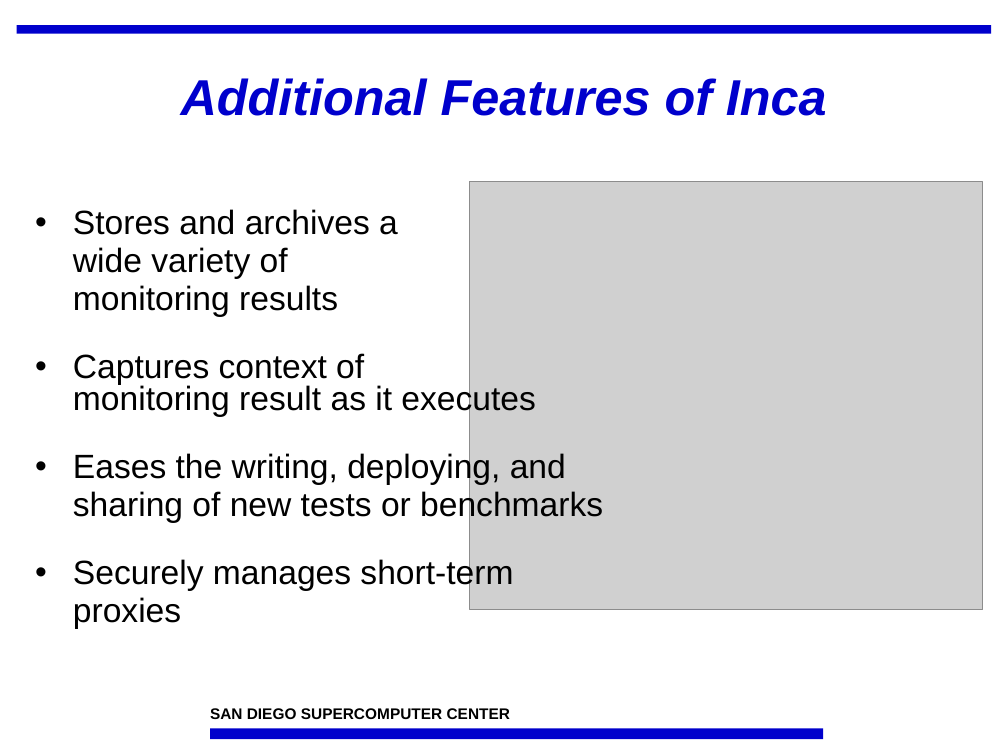
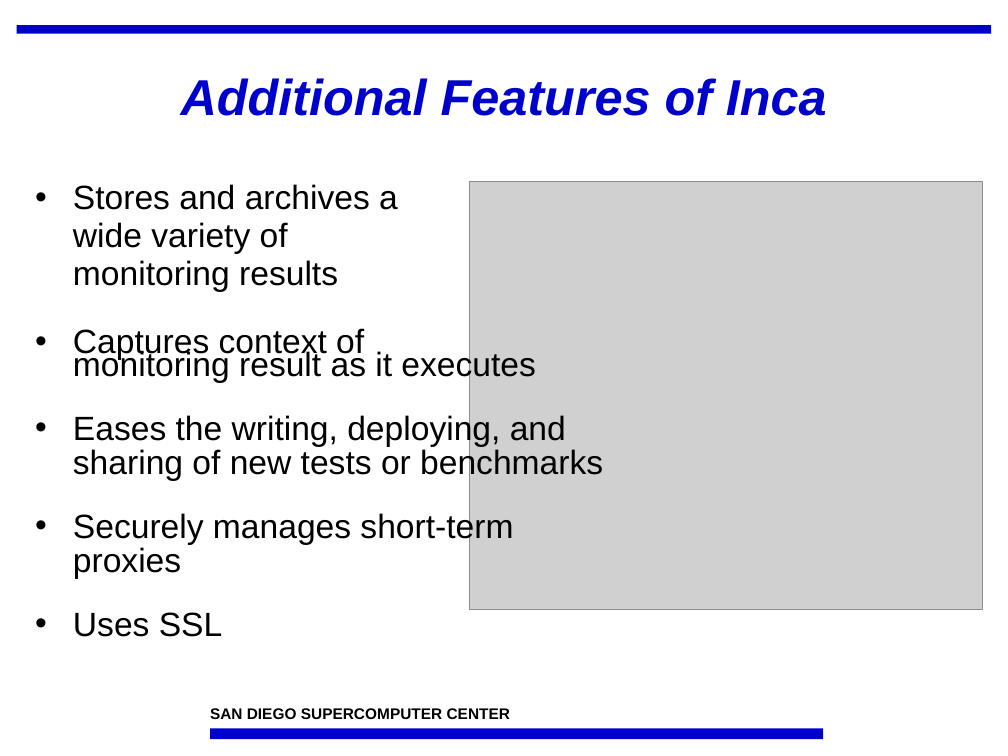
Before and after one commit to IncaProject/inca-xsede, a slide deck: slide 4 of talks/sc07/inca-sc07.ppt. Drawn at 1008x756 pixels with LibreOffice and Linux fonts; fonts in the diff are those of the drawing; grey boxes stand for pictures; background and template pictures are left out. Boxes give left, top, right and bottom in pixels: in the first picture for what was removed or moved away, otherwise in the second. Text is boxed around its words. In the diff, an @@ line names an element or a change of style, - is before the commit and + after.

```diff
--- a/talks/sc07/inca-sc07.ppt
+++ b/talks/sc07/inca-sc07.ppt
@@ text "Stores and archives a wide ...": place and size @@
-text "Stores and archives a wide ..." at (73,209,398,385)
+text "Stores and archives a wide ..." at (73,184,398,360)
@@ text "monitoring result as it executes": place and size @@
-text "monitoring result as it executes" at (73,383,603,629)
+text "monitoring result as it executes" at (73,349,603,637)
@@ text at (73,349,603,579): line spacing 0.95 to 0.85 @@
@@ text at (73,612,222,637): paragraph added @@
+• Uses SSL
```
Also in this commit, not shown: 2 other slides changed, 1 other file.
